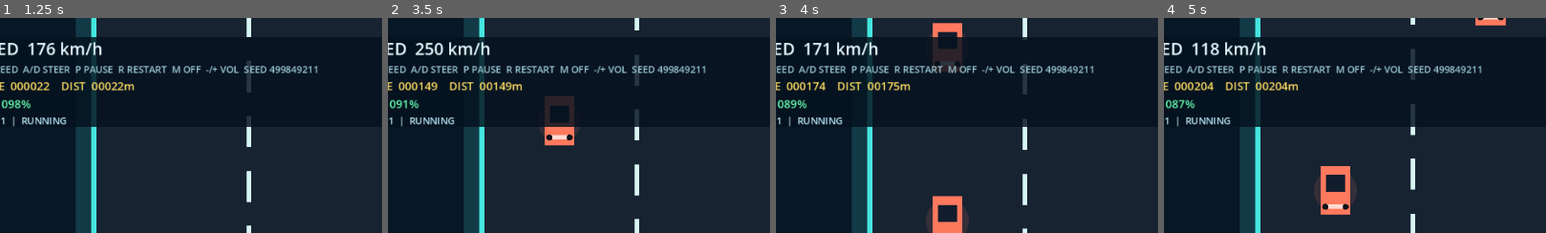
Above: before the commit, frames 1-4 (left to right).
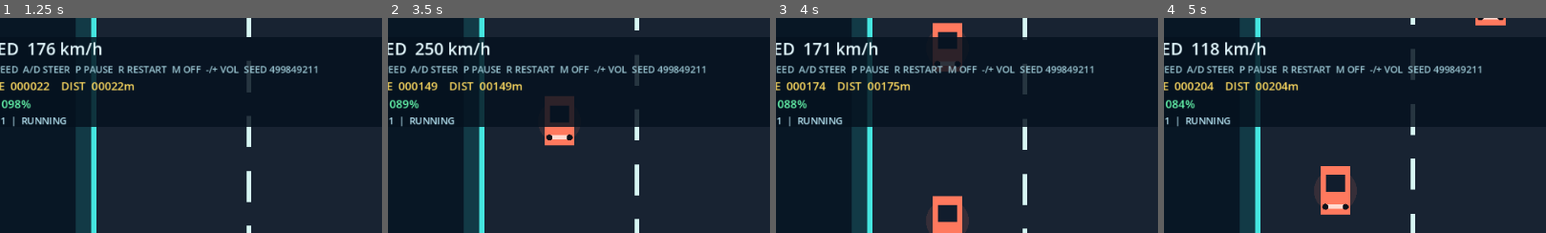
Above: after the commit, the same moments.

Repository: xiejiamincyq/car
Game: Godot game, scene res://scenes/main.tscn
Same seed, same stepped clock (60 frames per second), same inputs: the game is played once before the commit and once after it.
Inputs:
- Up to frame 1 (1.25 s): tap Enter at 0.5 s; hold Up (accelerate) from 0.53 s (still down); tap Space (start_game) at 0.6 s
- Up to frame 2 (3.5 s): tap Space (start_game) at 1.35, 2.1, 2.85 s; release Up (accelerate) at 2.03 s; hold Left (steer_left) from 2.03 s (still down)
- Up to frame 3 (4 s): release Left (steer_left) at 3.53 s; hold Down (brake) from 3.53 s (still down); tap Space (start_game) at 3.6 s
- Up to frame 4 (5 s): release Down (brake) at 4.28 s; hold Right (steer_right) from 4.28 s (still down); tap Space (start_game) at 4.35 s
The pictures show only the part of the screen within x 7-57%, y 0-50%; the shares and areas given below are measured in that part.

Frame 1 is identical in both runs. In frame 2, less than 0.1% of the frame differs, in the area x 2-6%, y 38-43%; in frame 3, less than 0.1%; in frame 4, less than 0.1%.

Commit message:
fix: make fuel pressure finite and pickups reachable

Diff:
--- /dev/null
+++ b/scripts/fuel_spawn_director.gd
@@ -0,0 +1,35 @@
+class_name FuelSpawnDirector
+extends RefCounted
+
+const FuelPickup = preload("res://scripts/fuel_pickup.gd")
+const RETRY_INTERVAL := 0.5
+const PICKUP_SPAWN_Y := -90.0
+
+var lane_count: int
+var spawn_interval: float
+var spawn_remaining: float
+var _random := RandomNumberGenerator.new()
+
+func _init(run_seed: int, lanes: int, interval: float) -> void:
+	lane_count = maxi(1, lanes)
+	spawn_interval = maxf(RETRY_INTERVAL, interval)
+	reset(run_seed)
+
+func reset(run_seed: int) -> void:
+	_random.seed = run_seed
+	spawn_remaining = spawn_interval
+
+func tick(delta: float, blocked_lanes: Array, player_lane: int) -> FuelPickup:
+	spawn_remaining -= maxf(0.0, delta)
+	if spawn_remaining > 0.0:
+		return null
+	var reachable_lanes: Array[int] = []
+	for lane in range(lane_count):
+		if abs(lane - player_lane) <= 1 and not blocked_lanes.has(lane):
+			reachable_lanes.append(lane)
+	if reachable_lanes.is_empty():
+		spawn_remaining = RETRY_INTERVAL
+		return null
+	var lane := reachable_lanes[_random.randi_range(0, reachable_lanes.size() - 1)]
+	spawn_remaining = spawn_interval
+	return FuelPickup.new(lane, PICKUP_SPAWN_Y)
--- a/scripts/game_config.gd
+++ b/scripts/game_config.gd
@@ -21,8 +21,9 @@
 const TRAFFIC_SPAWN_INTERVAL: float = 0.85
 
 const FUEL_DRAIN_PER_SECOND: float = 4.0
-const FUEL_PICKUP_AMOUNT: float = 28.0
+const FUEL_PICKUP_AMOUNT: float = 24.0
 const MAX_FUEL: float = 100.0
 const FUEL_GRACE_SECONDS: float = 30.0
-const FUEL_PICKUP_INTERVAL: float = 7.5
+const FUEL_PICKUP_INTERVAL: float = 8.0
+const FUEL_SPAWN_SAFETY_DISTANCE: float = 240.0
 const OVERTAKE_SCORE: int = 80
--- a/scripts/main.gd
+++ b/scripts/main.gd
@@ -11,6 +11,7 @@
 const SoundEffects = preload("res://scripts/sound_effects.gd")
 const TrackGeometry = preload("res://scripts/track_geometry.gd")
 const RunSeedSequence = preload("res://scripts/run_seed_sequence.gd")
+const FuelSpawnDirector = preload("res://scripts/fuel_spawn_director.gd")
 
 const ROAD_MARK_REPEAT_DISTANCE := 92.0
 
@@ -29,8 +30,7 @@
 var audio_muted := false
 var warning_cooldown := 0.0
 var fuel_pickups: Array[FuelPickup] = []
-var fuel_spawn_remaining := GameConfig.FUEL_PICKUP_INTERVAL
-var pickup_lane_cursor := 0
+var fuel_spawn_director: FuelSpawnDirector
 var run_seed_sequence: RunSeedSequence
 var current_run_seed: int = 0
 
@@ -51,6 +51,7 @@
 	current_run_seed = run_seed_sequence.next_seed()
 	drive = DriveController.new(GameConfig.START_SPEED, GameConfig.MAX_SPEED, GameConfig.ACCELERATION, GameConfig.BRAKING, GameConfig.STEERING_SPEED, GameConfig.ROAD_HALF_WIDTH, 30.0)
 	traffic = TrafficDirector.new(current_run_seed, GameConfig.ROAD_LANE_COUNT, GameConfig.MIN_SPAWN_DISTANCE, GameConfig.MIN_TRAFFIC_GAP)
+	fuel_spawn_director = FuelSpawnDirector.new(_fuel_seed_for_run(current_run_seed), GameConfig.ROAD_LANE_COUNT, GameConfig.FUEL_PICKUP_INTERVAL)
 	collision = CollisionResponder.new(GameConfig.COLLISION_SPEED_PENALTY, GameConfig.COLLISION_INVULNERABILITY_SECONDS)
 	run = RunState.new(GameConfig.MAX_FUEL, GameConfig.FUEL_DRAIN_PER_SECOND, GameConfig.FUEL_GRACE_SECONDS)
 	collision_audio = AudioStreamPlayer.new()
@@ -176,11 +177,10 @@
 		_: return VisualStyle.FAST_BODY
 
 func _update_fuel_pickups(delta: float) -> void:
-	fuel_spawn_remaining -= delta
-	if fuel_spawn_remaining <= 0.0:
-		fuel_pickups.append(FuelPickup.new(pickup_lane_cursor, -90.0))
-		pickup_lane_cursor = (pickup_lane_cursor + 2) % GameConfig.ROAD_LANE_COUNT
-		fuel_spawn_remaining = GameConfig.FUEL_PICKUP_INTERVAL
+	var blocked_lanes := traffic.blocked_lanes_near(FuelSpawnDirector.PICKUP_SPAWN_Y, GameConfig.FUEL_SPAWN_SAFETY_DISTANCE)
+	var spawned_pickup := fuel_spawn_director.tick(delta, blocked_lanes, _player_lane())
+	if spawned_pickup != null:
+		fuel_pickups.append(spawned_pickup)
 	var viewport_size := get_viewport_rect().size
 	var lane_width := GameConfig.ROAD_HALF_WIDTH * 2.0 / GameConfig.ROAD_LANE_COUNT
 	var player_center := Vector2(viewport_size.x * 0.5 + drive.lateral_position, TrackGeometry.player_y(viewport_size.y))
@@ -282,8 +282,7 @@
 	_stop_run_audio()
 	run.reset()
 	fuel_pickups.clear()
-	fuel_spawn_remaining = GameConfig.FUEL_PICKUP_INTERVAL
-	pickup_lane_cursor = 0
+	fuel_spawn_director.reset(_fuel_seed_for_run(current_run_seed))
 
 func _restart_run() -> void:
 	_reset_run()
@@ -349,3 +348,6 @@
 
 static func get_dash_start_y(scroll_offset: float, repeat_distance: float) -> float:
 	return scroll_offset - repeat_distance
+
+static func _fuel_seed_for_run(run_seed: int) -> int:
+	return run_seed ^ 1597463007
--- a/scripts/run_state.gd
+++ b/scripts/run_state.gd
@@ -41,7 +41,7 @@
 		score += gained_score
 		_distance_score_remainder -= gained_score
 	var speed_ratio := clampf(speed / maxf(1.0, maximum_speed), 0.0, 1.0)
-	fuel = maxf(0.0, fuel - fuel_drain_per_second * (0.4 + speed_ratio * 0.6) * delta)
+	fuel = maxf(0.0, fuel - fuel_drain_per_second * (0.75 + speed_ratio * 0.25) * delta)
 	difficulty_stage = _stage_for_elapsed_time(elapsed_seconds)
 	if fuel <= 0.0 and elapsed_seconds >= fuel_grace_seconds:
 		phase = Phase.ENDED
--- a/scripts/traffic_director.gd
+++ b/scripts/traffic_director.gd
@@ -146,6 +146,18 @@
 				return false
 	return true
 
+func blocked_lanes_near(y: float, clearance: float) -> Array[int]:
+	var blocked: Array[int] = []
+	for vehicle in vehicles:
+		if absf(vehicle.y - y) >= clearance:
+			continue
+		if not blocked.has(vehicle.lane):
+			blocked.append(vehicle.lane)
+		if vehicle.kind == Kind.SIGNAL_CHANGE and vehicle.warning_started and not blocked.has(vehicle.target_lane):
+			blocked.append(vehicle.target_lane)
+	blocked.sort()
+	return blocked
+
 func _top_lane_has_minimum_gap(lane: int) -> bool:
 	var lane_vehicles: Array[TrafficVehicle] = []
 	for vehicle in vehicles:
--- /dev/null
+++ b/tests/test_fuel_spawn_director.gd
@@ -0,0 +1,56 @@
+extends SceneTree
+
+const FuelSpawnDirector = preload("res://scripts/fuel_spawn_director.gd")
+const GameConfig = preload("res://scripts/game_config.gd")
+const RunState = preload("res://scripts/run_state.gd")
+const TrafficDirector = preload("res://scripts/traffic_director.gd")
+
+func _init() -> void:
+	var pickup_supply_per_second := GameConfig.FUEL_PICKUP_AMOUNT / GameConfig.FUEL_PICKUP_INTERVAL
+	var expected_survival_ranges := {
+		280.0: Vector2(220.0, 320.0),
+		560.0: Vector2(110.0, 170.0),
+		760.0: Vector2(80.0, 120.0),
+	}
+	for speed in expected_survival_ranges:
+		var run := RunState.new(100.0, GameConfig.FUEL_DRAIN_PER_SECOND, 0.0)
+		run.start()
+		run.tick(1.0, speed, GameConfig.MAX_SPEED)
+		var actual_drain := 100.0 - run.fuel
+		assert(actual_drain > pickup_supply_per_second, "Collecting every pickup must still consume fuel at speed %.0f" % speed)
+		var ideal_survival_seconds := 100.0 / (actual_drain - pickup_supply_per_second)
+		var expected_range: Vector2 = expected_survival_ranges[speed]
+		assert(ideal_survival_seconds >= expected_range.x and ideal_survival_seconds <= expected_range.y, "Fuel budget at speed %.0f must stay inside the intended pressure range" % speed)
+
+	var reproducible_a := FuelSpawnDirector.new(77, 3, GameConfig.FUEL_PICKUP_INTERVAL)
+	var reproducible_b := FuelSpawnDirector.new(77, 3, GameConfig.FUEL_PICKUP_INTERVAL)
+	var sequence_a: Array[int] = []
+	var sequence_b: Array[int] = []
+	for _spawn_index in range(6):
+		sequence_a.append(reproducible_a.tick(GameConfig.FUEL_PICKUP_INTERVAL, [], 1).lane)
+		sequence_b.append(reproducible_b.tick(GameConfig.FUEL_PICKUP_INTERVAL, [], 1).lane)
+	assert(sequence_a == sequence_b, "A fixed run seed must reproduce the fuel sequence")
+
+	var varied := FuelSpawnDirector.new(78, 3, GameConfig.FUEL_PICKUP_INTERVAL)
+	var varied_sequence: Array[int] = []
+	for _spawn_index in range(6):
+		varied_sequence.append(varied.tick(GameConfig.FUEL_PICKUP_INTERVAL, [], 1).lane)
+	assert(varied_sequence != sequence_a, "Different run seeds must vary the fuel sequence")
+
+	var safe_spawn := FuelSpawnDirector.new(10, 3, GameConfig.FUEL_PICKUP_INTERVAL)
+	var only_center_safe = safe_spawn.tick(GameConfig.FUEL_PICKUP_INTERVAL, [0, 2], 1)
+	assert(only_center_safe != null and only_center_safe.lane == 1, "Fuel must use the only safe reachable lane")
+	var delayed = safe_spawn.tick(GameConfig.FUEL_PICKUP_INTERVAL, [0, 1, 2], 1)
+	assert(delayed == null, "Fuel must delay instead of spawning into a blocked route")
+	var adjacent_after_delay = safe_spawn.tick(0.5, [0, 2], 0)
+	assert(adjacent_after_delay != null and adjacent_after_delay.lane == 1, "A delayed pickup must choose an adjacent reachable lane when it becomes safe")
+
+	var traffic := TrafficDirector.new(22)
+	var steady = traffic.acquire_vehicle(TrafficDirector.Kind.STEADY_SLOW, 0, FuelSpawnDirector.PICKUP_SPAWN_Y)
+	traffic.vehicles.append(steady)
+	var changer = traffic.acquire_vehicle(TrafficDirector.Kind.SIGNAL_CHANGE, 1, FuelSpawnDirector.PICKUP_SPAWN_Y)
+	changer.target_lane = 2
+	changer.warning_started = true
+	traffic.vehicles.append(changer)
+	assert(traffic.blocked_lanes_near(FuelSpawnDirector.PICKUP_SPAWN_Y, GameConfig.FUEL_SPAWN_SAFETY_DISTANCE) == [0, 1, 2], "Fuel safety must reserve occupied and announced merge lanes")
+	quit()
Not shown, changed: CHANGELOG.md
Not shown, changed: tasks/plan-foundation.md
